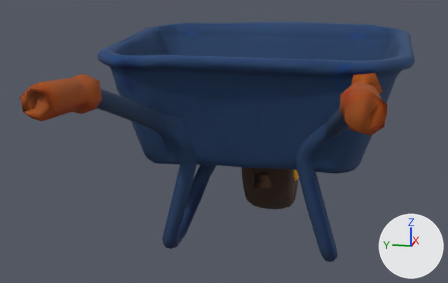
The glTF model game/assets/models/el_arabasi/el_arabasi.glb: old version first, new version second.
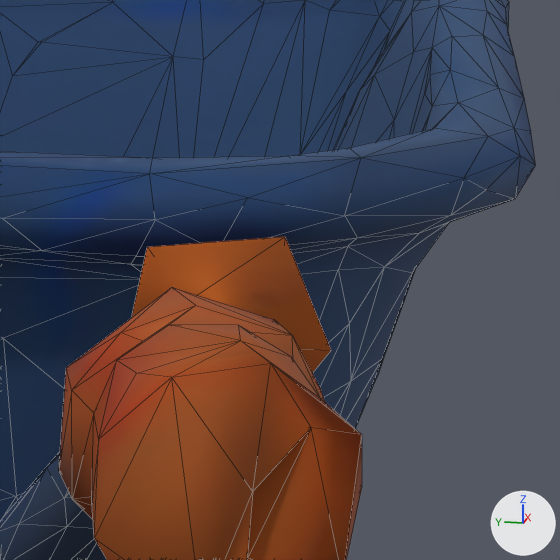
The first picture shows the older version from a camera (50 mm lens) standing at (-2.178, -0.318, 0.989) and looking at (-0.017, 0.114, 0.449). The close-ups show the older and then the newer version on the part from 74% to 93% of the width and 13% to 44% of the height of that picture. Only the edits that show in the close-ups are written down. The axes (+X, +Y, +Z) are drawn at lower right. The lights are the same throughout. The close-ups show mesh edges as thin lines.

In view in the first close-up: 'body', 'door', 'part_1', 'part_6'.
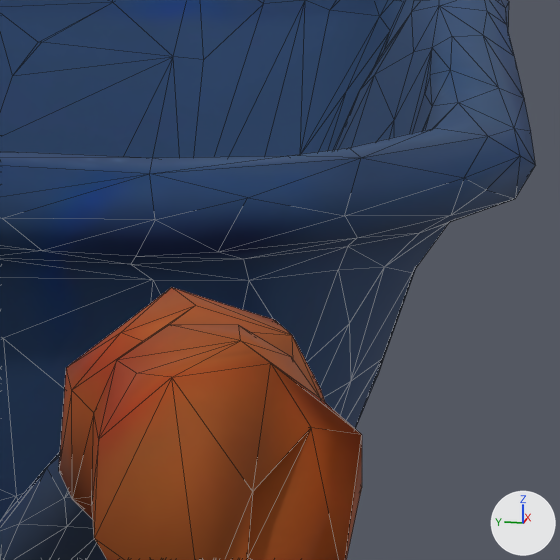
Where the newer file only moved an object's origin or applied its transform, the numbers keep the older frame.

Pixel boxes [x1, y1, x2, y2] of what changed, in the close-ups (560 x 560 px):
'door', deleted (brown): before [132, 237, 331, 373]

The edits, one by one:
Object 'door' (ob_door) is deleted.
